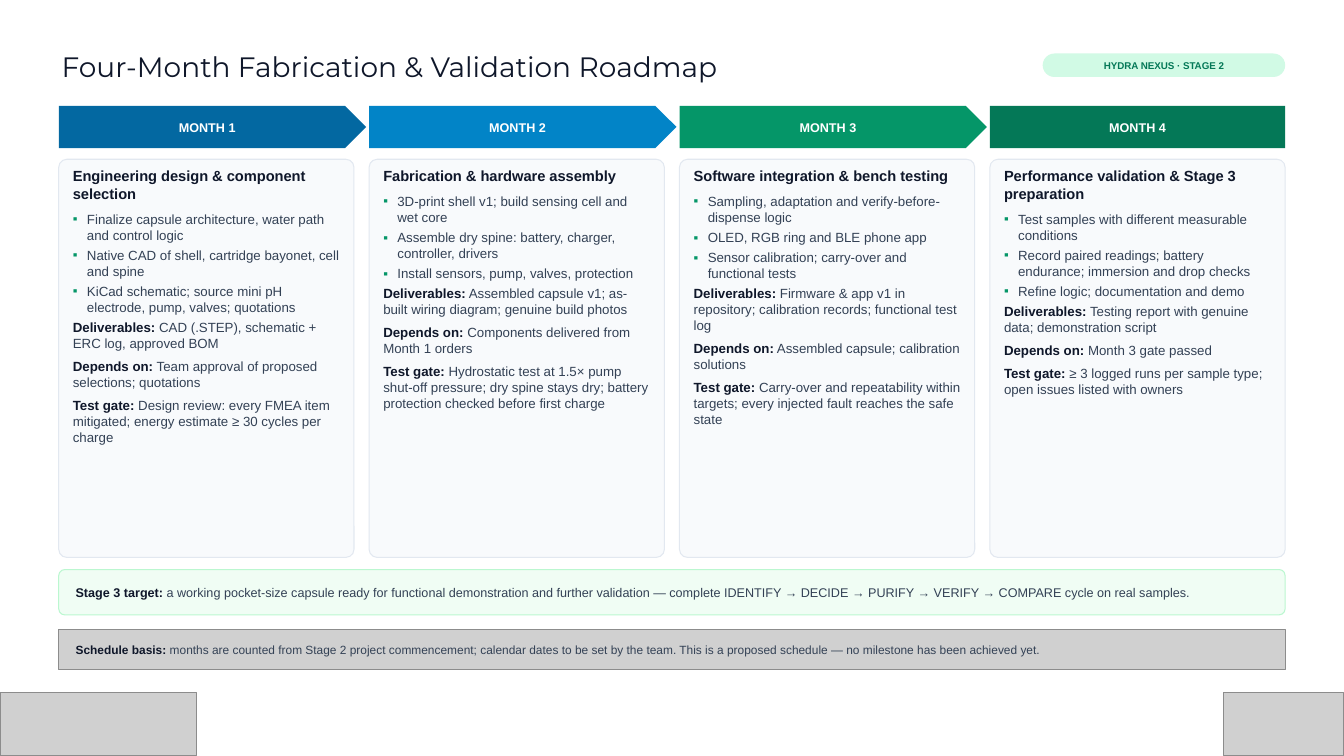
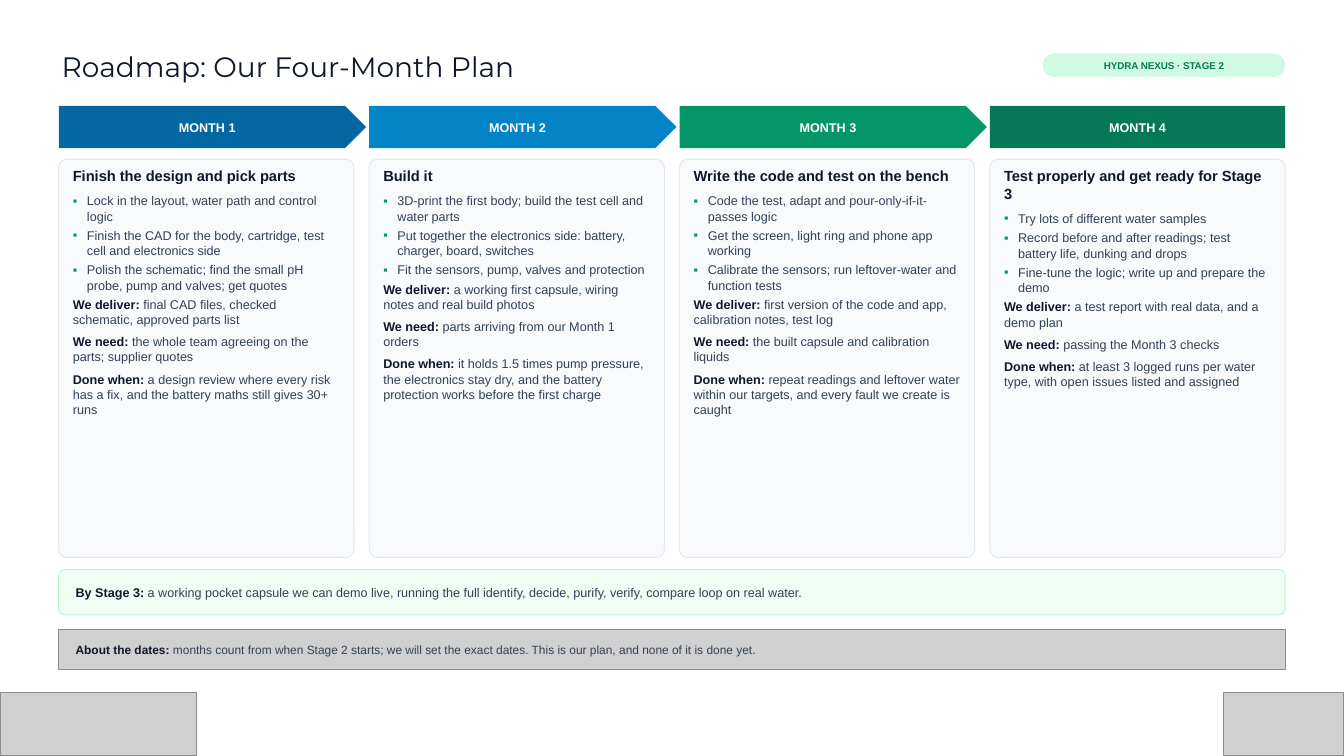
Before and after one commit to Abishekkishore-byte/hydra-nexus, a slide deck: slide 15 of docs/Hydra_Nexus_Vishwakarma_Stage2_Submission.pptx. Drawn at 1344x756 pixels with LibreOffice and Linux fonts; fonts in the diff are those of the drawing; grey boxes stand for pictures; background and template pictures are left out. Boxes give left, top, right and bottom in pixels: in the first picture for what was removed or moved away, otherwise in the second. Text is boxed around its words. In the diff, an @@ line names an element or a change of style, - is before the commit and + after.

```diff
--- a/docs/Hydra_Nexus_Vishwakarma_Stage2_Submission.pptx
+++ b/docs/Hydra_Nexus_Vishwakarma_Stage2_Submission.pptx
@@ title at <box>62,56,514,83</box>: text changed @@
-Four-Month Fabrication & Validation Roadmap
+Roadmap: Our Four-Month Plan
@@ text at <box>73,170,331,414</box>: text changed; size 9.5 to 9 pt @@
-Engineering design & component selection
-▪ Finalize capsule architecture, water path and control logic
-▪ Native CAD of shell, cartridge bayonet, cell and spine
-▪ KiCad schematic; source mini pH electrode, pump, valves; quotations
-Deliverables: CAD (.STEP), schematic + ERC log, approved BOM
-Depends on: Team approval of proposed selections; quotations
-Test gate: Design review: every FMEA item mitigated; energy estimate ≥ 30 cycles per charge
+Finish the design and pick parts
+▪ Lock in the layout, water path and control logic
+▪ Finish the CAD for the body, cartridge, test cell and electronics side
+▪ Polish the schematic; find the small pH probe, pump and valves; get quotes
+We deliver: final CAD files, checked schematic, approved parts list
+We need: the whole team agreeing on the parts; supplier quotes
+Done when: a design review where every risk has a fix, and the battery maths still gives 30+ runs
@@ text at <box>383,170,644,402</box>: text changed; size 9.5 to 9 pt @@
-Fabrication & hardware assembly
-▪ 3D-print shell v1; build sensing cell and wet core
-▪ Assemble dry spine: battery, charger, controller, drivers
-▪ Install sensors, pump, valves, protection
-Deliverables: Assembled capsule v1; as-built wiring diagram; genuine build photos
-Depends on: Components delivered from Month 1 orders
-Test gate: Hydrostatic test at 1.5× pump shut-off pressure; dry spine stays dry; battery protection checked before first charge
+Build it
+▪ 3D-print the first body; build the test cell and water parts
+▪ Put together the electronics side: battery, charger, board, switches
+▪ Fit the sensors, pump, valves and protection
+We deliver: a working first capsule, wiring notes and real build photos
+We need: parts arriving from our Month 1 orders
+Done when: it holds 1.5 times pump pressure, the electronics stay dry, and the battery protection works before the first charge
@@ text at <box>694,170,960,417</box>: text changed; size 9.5 to 9 pt @@
-Software integration & bench testing
-▪ Sampling, adaptation and verify-before-dispense logic
-▪ OLED, RGB ring and BLE phone app
-▪ Sensor calibration; carry-over and functional tests
-Deliverables: Firmware & app v1 in repository; calibration records; functional test log
-Depends on: Assembled capsule; calibration solutions
-Test gate: Carry-over and repeatability within targets; every injected fault reaches the safe state
+Write the code and test on the bench
+▪ Code the test, adapt and pour-only-if-it-passes logic
+▪ Get the screen, light ring and phone app working
+▪ Calibrate the sensors; run leftover-water and function tests
+We deliver: first version of the code and app, calibration notes, test log
+We need: the built capsule and calibration liquids
+Done when: repeat readings and leftover water within our targets, and every fault we create is caught
@@ text at <box>1004,170,1266,389</box>: text changed; size 9.5 to 9 pt @@
-Performance validation & Stage 3 preparation
-▪ Test samples with different measurable conditions
-▪ Record paired readings; battery endurance; immersion and drop checks
-▪ Refine logic; documentation and demo
-Deliverables: Testing report with genuine data; demonstration script
-Depends on: Month 3 gate passed
-Test gate: ≥ 3 logged runs per sample type; open issues listed with owners
+Test properly and get ready for Stage 3
+▪ Try lots of different water samples
+▪ Record before and after readings; test battery life, dunking and drops
+▪ Fine-tune the logic; write up and prepare the demo
+We deliver: a test report with real data, and a demo plan
+We need: passing the Month 3 checks
+Done when: at least 3 logged runs per water type, with open issues listed and assigned
@@ text in rounded rectangle at <box>76,588,802,600</box>: text changed @@
-Stage 3 target: a working pocket-size capsule ready for functional demonstration and further validation — complete IDENTIFY → DECIDE → PURIFY → VERIFY → COMPARE cycle on real samples.
+By Stage 3: a working pocket capsule we can demo live, running the full identify, decide, purify, verify, compare loop on real water.
@@ text at <box>76,645,755,657</box>: text changed @@
-Schedule basis: months are counted from Stage 2 project commencement; calendar dates to be set by the team. This is a proposed schedule — no milestone has been achieved yet.
+About the dates: months count from when Stage 2 starts; we will set the exact dates. This is our plan, and none of it is done yet.
```
Also in this commit, not shown: 18 other slides changed, 1 other file.
